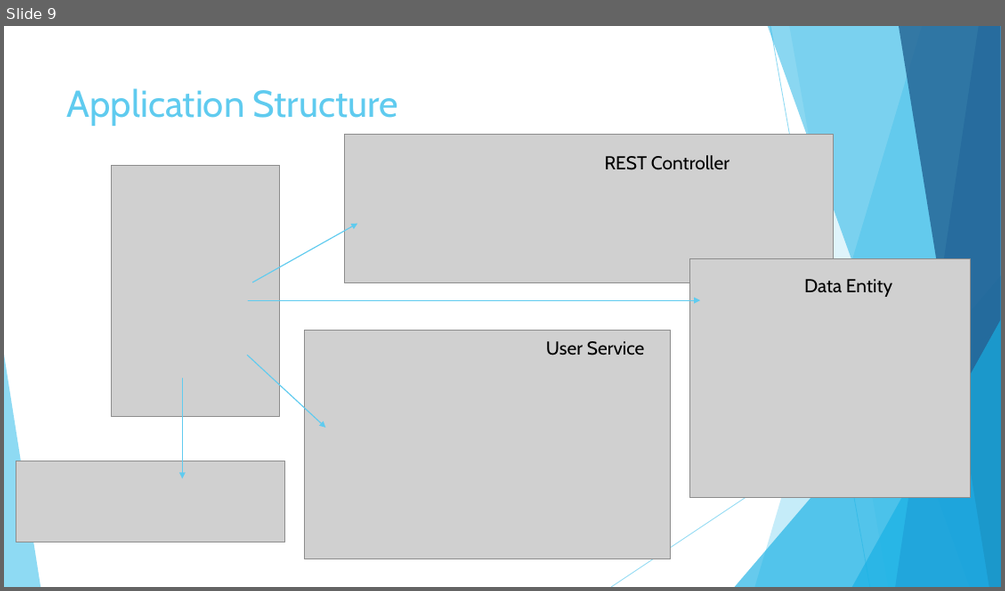
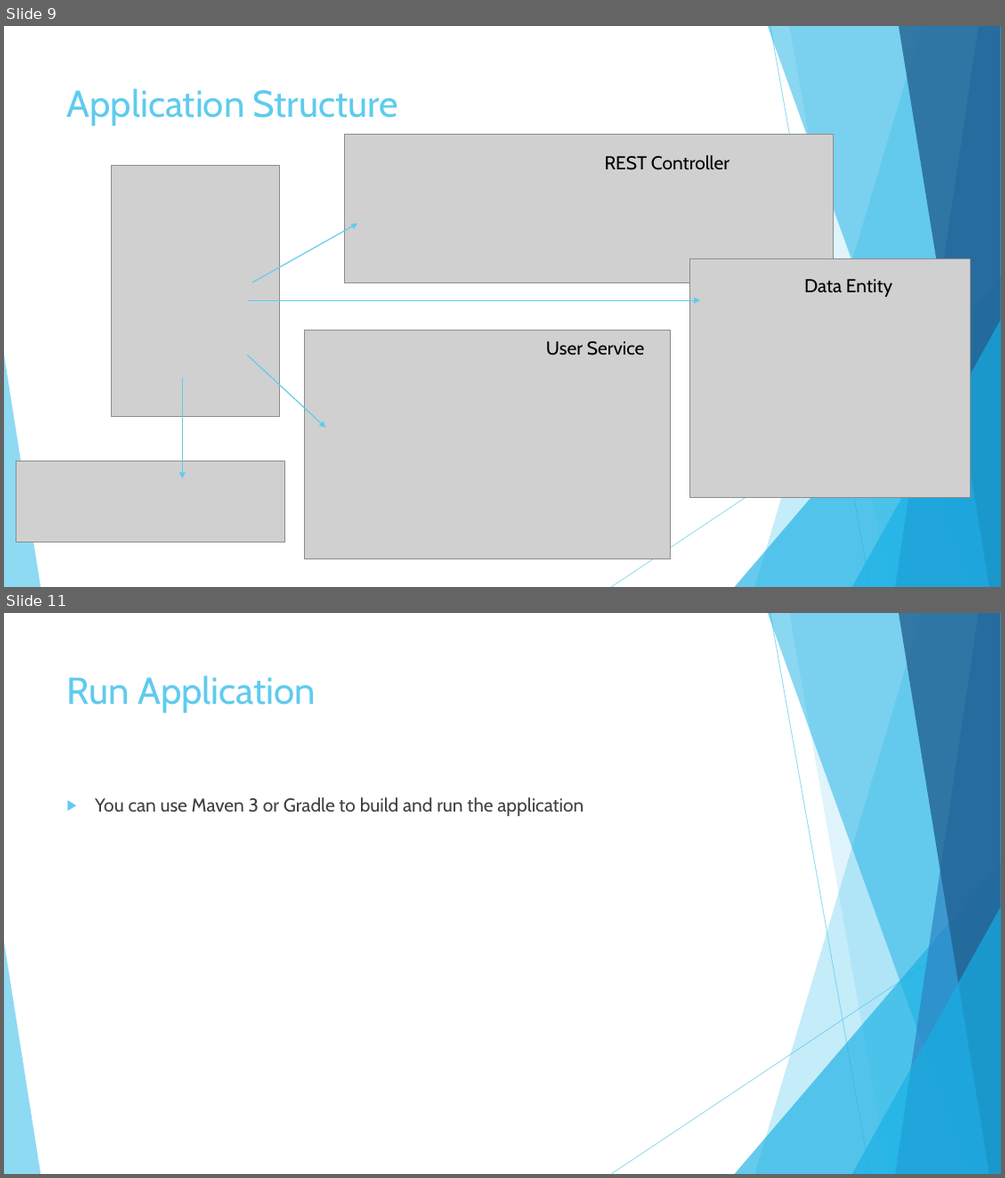
Before and after one commit to vlytsus/springboot-cloud-demo-one, a slide deck: docs/Introduction_To_Microservices_Part_1.pptx. Shown one above the other, each under a label of ours: slide 9 before the commit, slides 9 and 11 after it; the slides between them are not shown. The pictures are 1005x591 and 1005x1178 pixels, drawn with LibreOffice and Linux fonts; fonts in the diff are those of the drawing; grey boxes stand for pictures. Boxes give left, top, right and bottom in pixels: in the first picture for what was removed or moved away, otherwise in the second. Text is boxed around its words. In the diff, an @@ line names an element or a change of style, - is before the commit and + after.

```diff
--- a/docs/Introduction_To_Microservices_Part_1.pptx
+++ b/docs/Introduction_To_Microservices_Part_1.pptx
@@ slide 11 added at (4, 613, 1001, 1174), background #FFFFFF; not listed: 10 template elements that a slide beside it also shows @@
@@ title added at (67, 675, 316, 713), 36 pt, text #5FCBEF @@
+Run Application
@@ text added at (95, 797, 583, 816), 18 pt, text #404040 @@
+▶ You can use Maven 3 or Gradle to build and run the application
```
Also in this commit, not shown: 2 slides changed, 1 other slide added.
